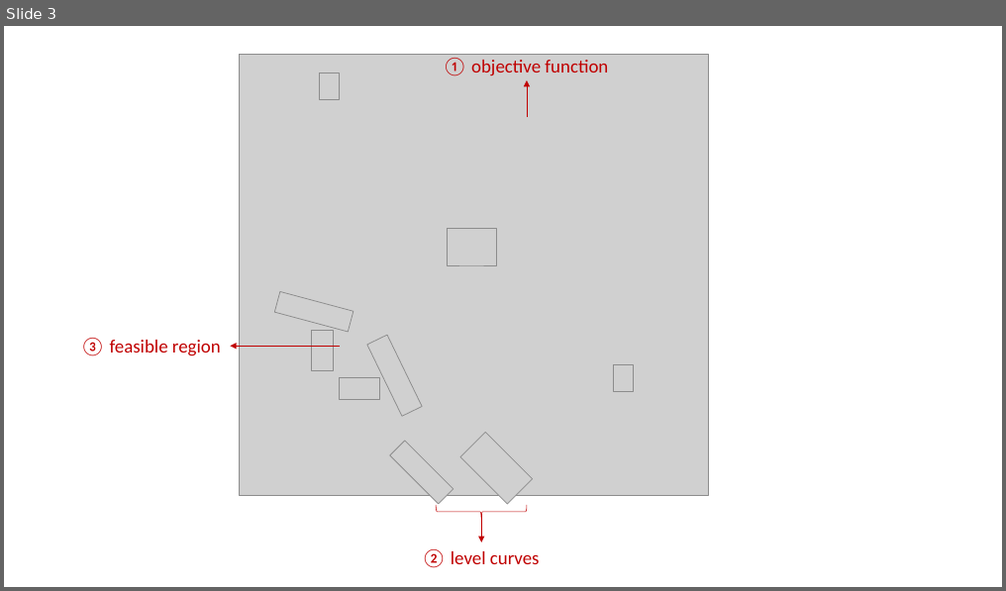
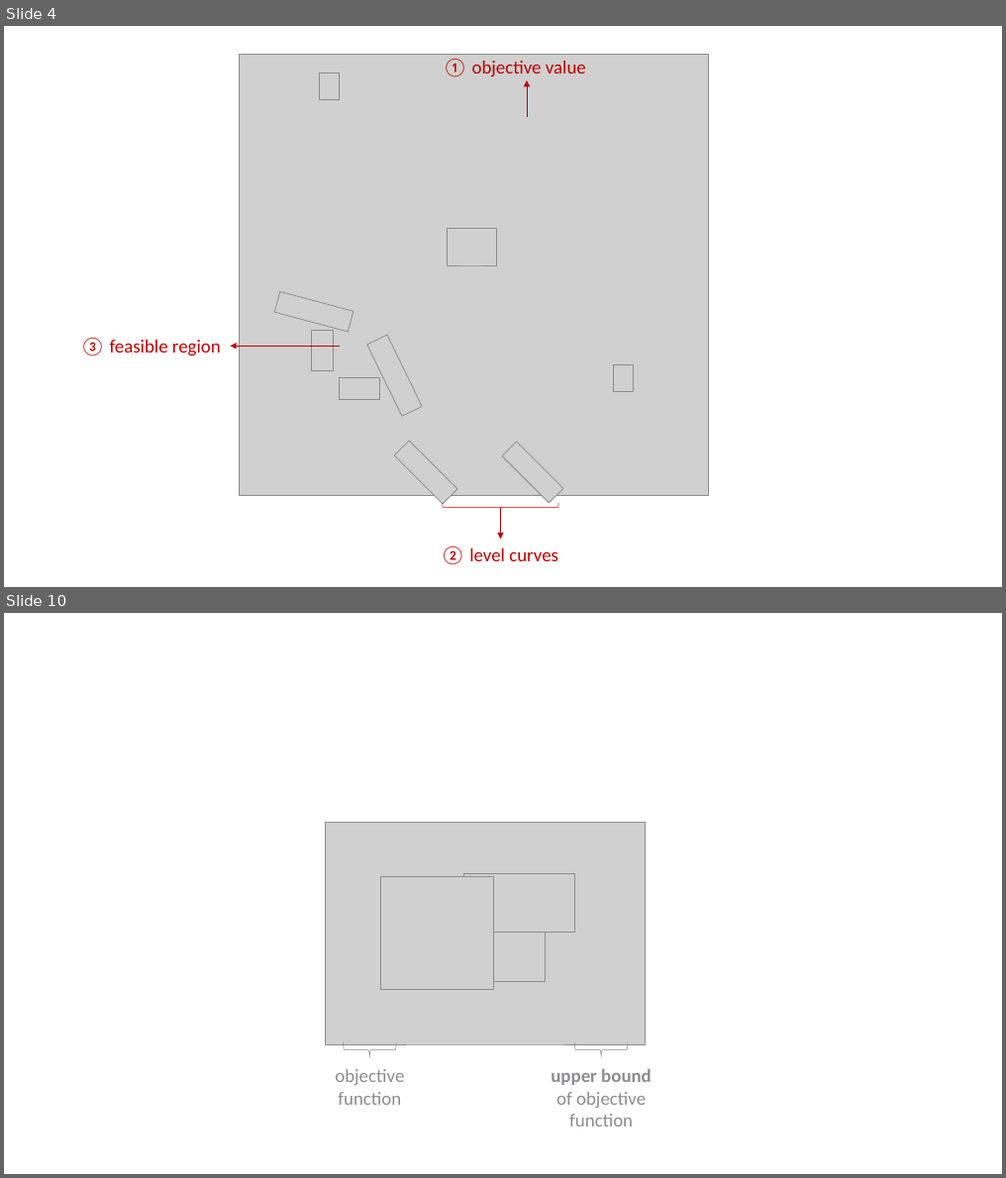
Before and after one commit to khanhnguyendata/duality, a slide deck: ppt/medium.pptx. Shown one above the other, each under a label of ours: slide 3 before the commit, slides 4 and 10 after it; the slides between them are not shown. The pictures are 1006x591 and 1006x1178 pixels, drawn with LibreOffice and Linux fonts; fonts in the diff are those of the drawing; grey boxes stand for pictures; background and template pictures are left out. Boxes give left, top, right and bottom in pixels: in the first picture for what was removed or moved away, otherwise in the second. Text is boxed around its words. In the diff, an @@ line names an element or a change of style, - is before the commit and + after.

```diff
--- a/ppt/medium.pptx
+++ b/ppt/medium.pptx
@@ slide 10 added at (4,613,1002,1174), background #FFFFFF @@
@@ picture added at (325,822,645,1045) @@
@@ picture added at (380,876,494,990) @@
@@ picture added at (463,873,575,933) @@
@@ picture added at (463,925,546,982) @@
@@ left brace added at (344,1043,396,1059), outline #8A8C8F 0.5 pt @@
@@ left brace added at (575,1043,629,1059), outline #8A8C8F 0.5 pt @@
@@ text added at (335,1069,404,1105), 18 pt, text #8A8C8F @@
+objective function
@@ text added at (550,1069,651,1127), 18 pt, text #8A8C8F @@
+upper bound of objective function
@@ what was slide 3 is now slide 4 @@
@@ slide 4 changed as well @@
@@ text at (443,59,586,77): text changed @@
-① objective function
+① objective value
@@ picture: place and size @@
-picture at (390,441,453,504)
+picture at (394,441,458,504)
@@ picture: place and size @@
-picture at (461,432,533,504)
+picture at (502,442,563,503)
@@ right brace: place and size @@
-right brace at (436,505,526,519)
+right brace at (443,503,558,512)
@@ arrow moved from (481, 514) - (481, 543) to (500, 510) - (500, 540) @@
@@ text "② level curves": place and size @@
-text "② level curves" at (422,550,540,569)
+text "② level curves" at (441,547,558,566)
```
Also in this commit, not shown: 1 other slide changed, 8 other slides added, 1 slide removed, 6 other files.
